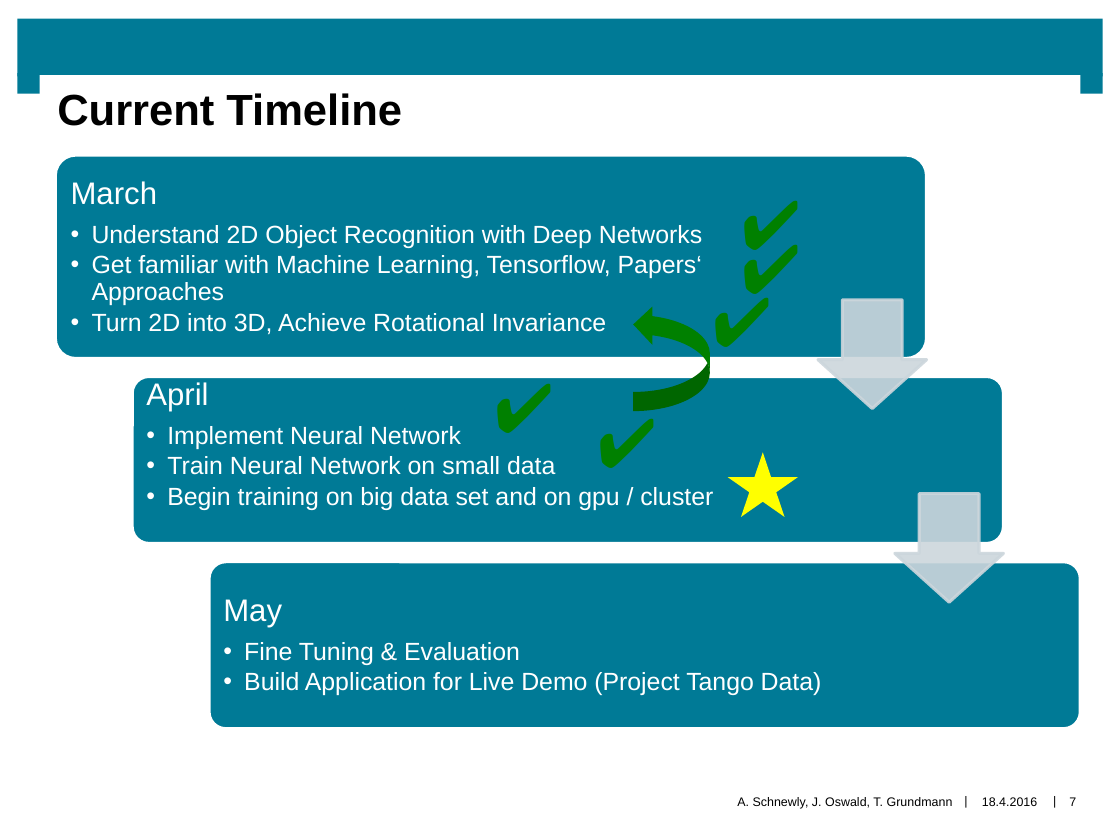
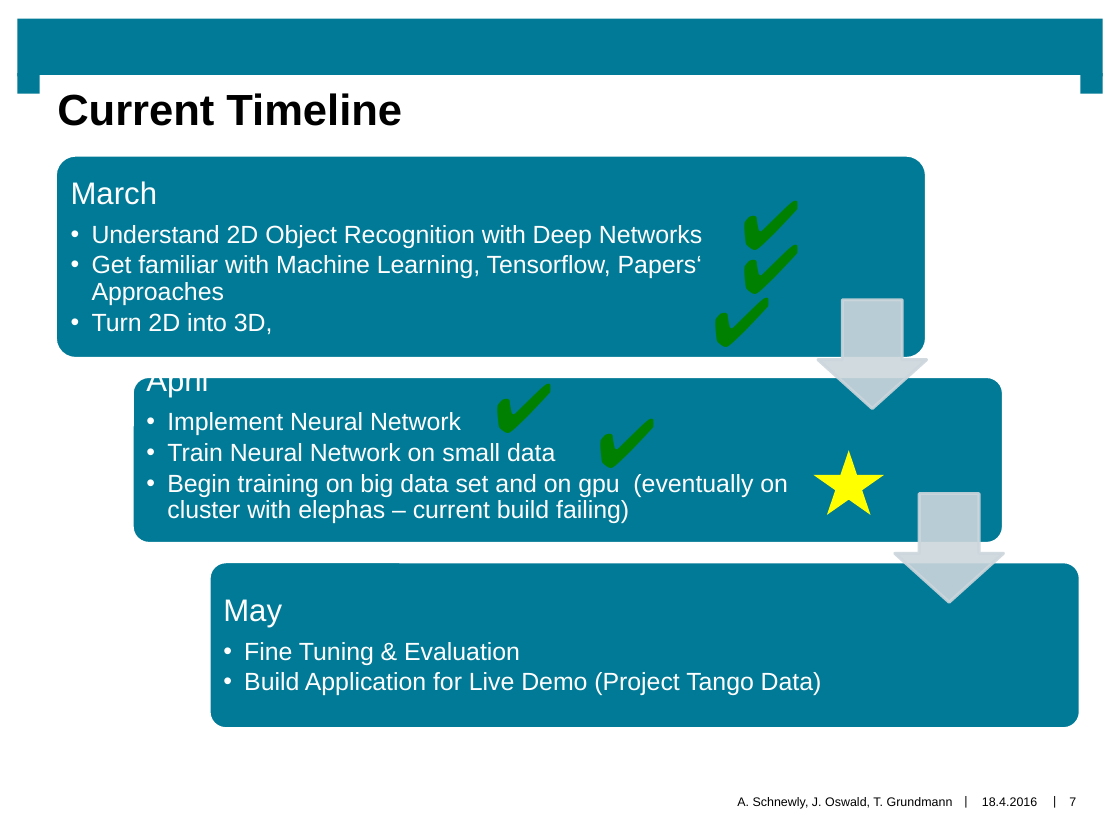
Before and after one commit to AICAE/Deep-3D-Obj-Recognition, a slide deck: slide 7 of Midterm Presentation/präsi.pptx. Drawn at 1120x840 pixels with LibreOffice and Linux fonts; fonts in the diff are those of the drawing; background and template pictures are left out. Boxes give left, top, right and bottom in pixels: in the first picture for what was removed or moved away, otherwise in the second. Text is boxed around its words. In the diff, an @@ line names an element or a change of style, - is before the commit and + after.

```diff
--- a/Midterm Presentation/präsi.pptx
+++ b/Midterm Presentation/präsi.pptx
@@ text at (92,313,273,335): text changed @@
-  •• Turn 2D into 3D, Achieve Rotational Invariance
+  • Turn 2D into 3D,
@@ curved right arrow removed at (633,306,709,411) @@
@@ text at (167,412,555,462): bullet •• to • @@
@@ text at (167,474,788,523): text changed @@
-  •• Begin training on big data set and on gpu / cluster
+  • Begin training on big data set and on gpu (eventually on cluster with elephas – current build failing)
@@ star: place and size @@
-star at (728,452,799,517)
+star at (813,450,884,515)
```
Also in this commit, not shown: 2 other slides changed.
